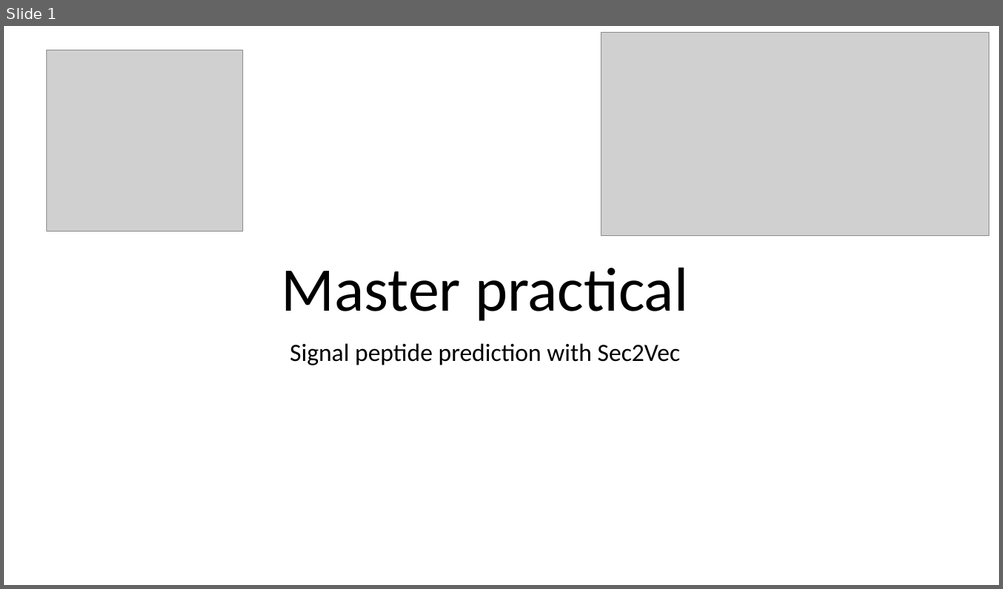
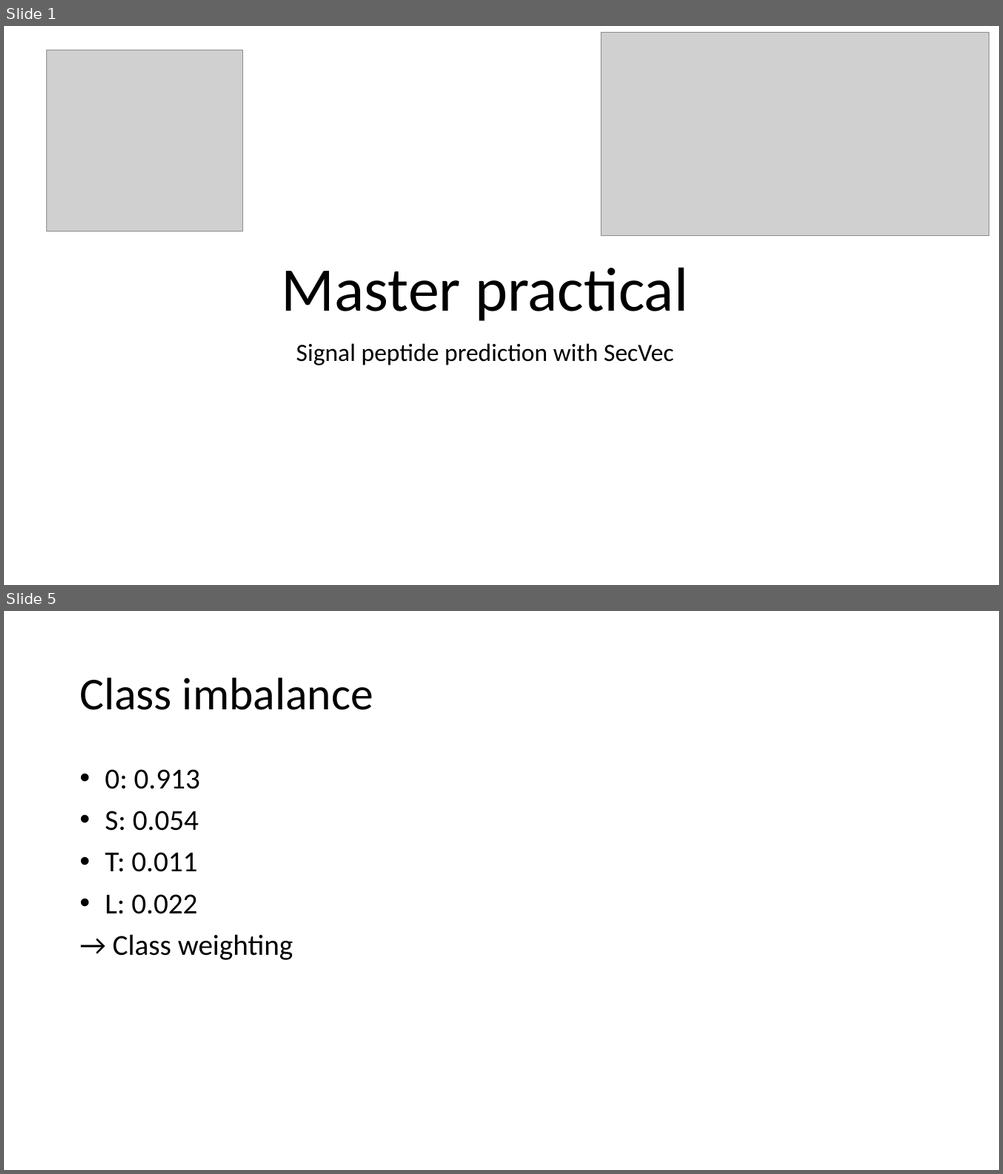
Before and after one commit to tomthun/Masterpraktikum, a slide deck: Presentation&Manuscript/PresentationMasterpractical.pptx. Shown one above the other, each under a label of ours: slide 1 before the commit, slides 1 and 5 after it; the slides between them are not shown. The pictures are 1003x589 and 1003x1174 pixels, drawn with LibreOffice and Linux fonts; fonts in the diff are those of the drawing; grey boxes stand for pictures. Boxes give left, top, right and bottom in pixels: in the first picture for what was removed or moved away, otherwise in the second. Text is boxed around its words. In the diff, an @@ line names an element or a change of style, - is before the commit and + after.

```diff
--- a/Presentation&Manuscript/PresentationMasterpractical.pptx
+++ b/Presentation&Manuscript/PresentationMasterpractical.pptx
@@ slide 5 added at bbox=[4, 611, 999, 1170], background #FFFFFF @@
@@ title added at bbox=[79, 678, 373, 710], 44 pt, text #000000 @@
+Class imbalance
@@ text added at bbox=[105, 769, 293, 960], 28 pt, text #000000 @@
+• 0: 0.913
+• S: 0.054
+• T: 0.011
+• L: 0.022
+→ Class weighting
@@ slide 1 changed as well @@
@@ subtitle at bbox=[296, 343, 674, 366]: text changed @@
-Signal peptide prediction with Sec2Vec
+Signal peptide prediction with SecVec
```
Also in this commit, not shown: 9 other slides added, 5 other files.
